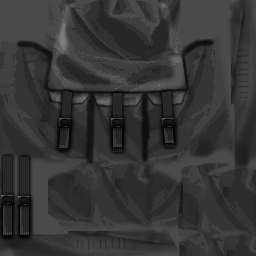
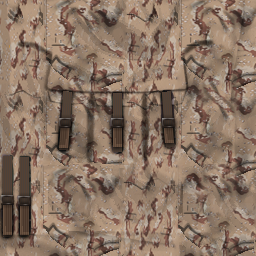
Revision of a layered (256, 256) image; what changed, layer by layer:
added group "ALICEpack_CamoDesert" with 7 layers above "ALICEpack_CamoUrban" over [0, 0, 256, 256]
added layer "ALICEpack_CamoGreen copy" in group "ALICEpack_CamoDesert" over [0, 88, 176, 238]
added layer "图层 2 copy" (soft light) in group "ALICEpack_CamoDesert" over [0, 0, 256, 256]
added layer "图层 2" (50%) in group "ALICEpack_CamoDesert" over [0, 0, 256, 256]
added layer "pattern" in group "ALICEpack_CamoDesert" over [0, 0, 256, 256]
moved "ALICEpack_Dark" (2nd of 2, in "ALICEpack_Dark") into group "ALICEpack_Dark" over [0, 0, 256, 256]
